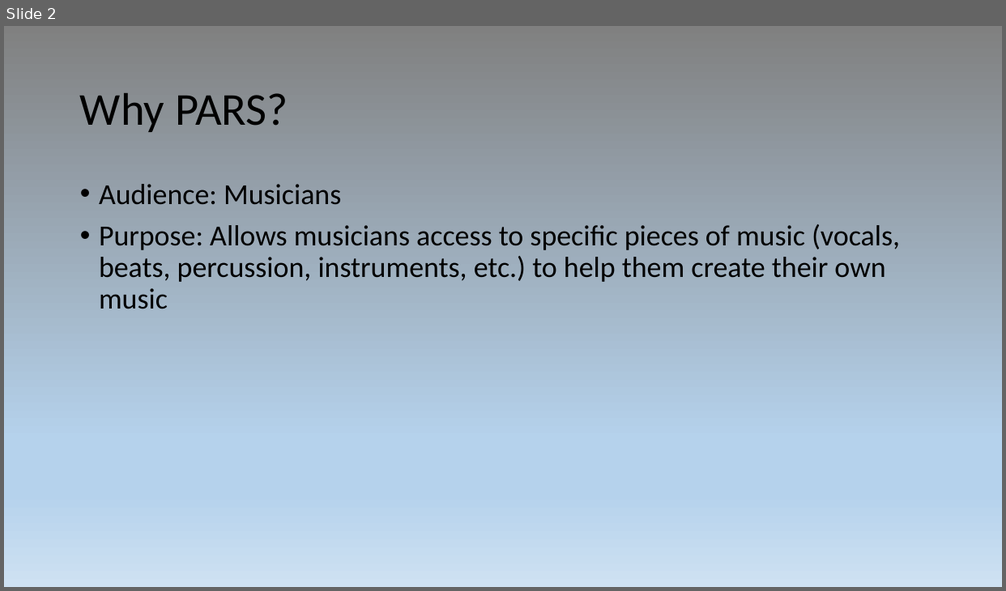
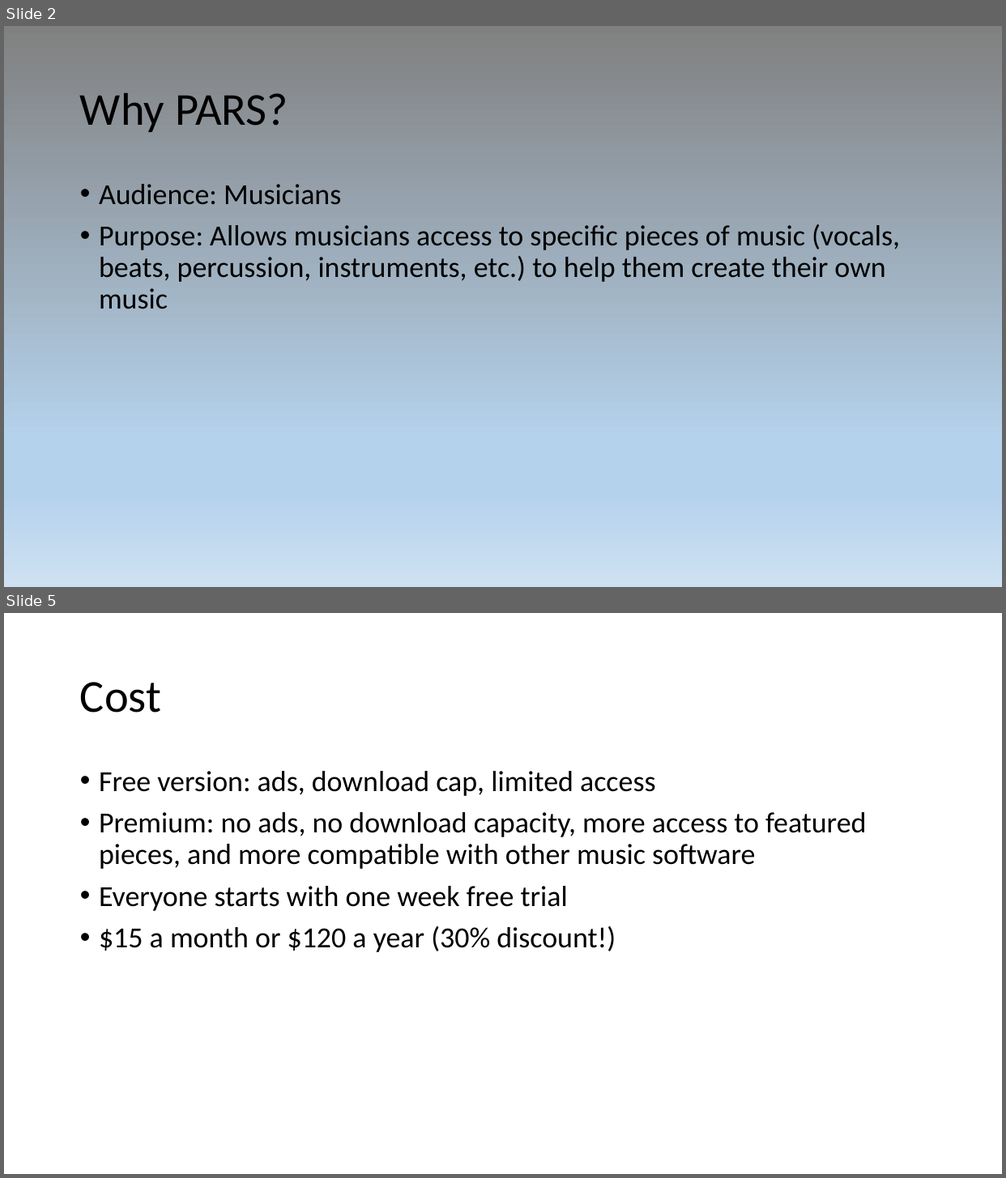
Before and after one commit to ehower/PARS, a slide deck: PARS.pptx. Shown one above the other, each under a label of ours: slide 2 before the commit, slides 2 and 5 after it; the slides between them are not shown. The pictures are 1006x591 and 1006x1178 pixels, drawn with LibreOffice and Linux fonts; fonts in the diff are those of the drawing. Boxes give left, top, right and bottom in pixels: in the first picture for what was removed or moved away, otherwise in the second. Text is boxed around its words. In the diff, an @@ line names an element or a change of style, - is before the commit and + after.

```diff
--- a/PARS.pptx
+++ b/PARS.pptx
@@ slide 5 added at (x1=4, y1=613, x2=1002, y2=1174), background #FFFFFF @@
@@ title added at (x1=80, y1=682, x2=161, y2=713), 44 pt, text #000000 @@
+Cost
@@ text added at (x1=99, y1=771, x2=866, y2=952), 28 pt, text #000000 @@
+• Free version: ads, download cap, limited access
+• Premium: no ads, no download capacity, more access to featured pieces, and more compatible with other music software
+• Everyone starts with one week free trial
+• $15 a month or $120 a year (30% discount!)
```
Also in this commit, not shown: 1 slide changed, 1 other slide added.
